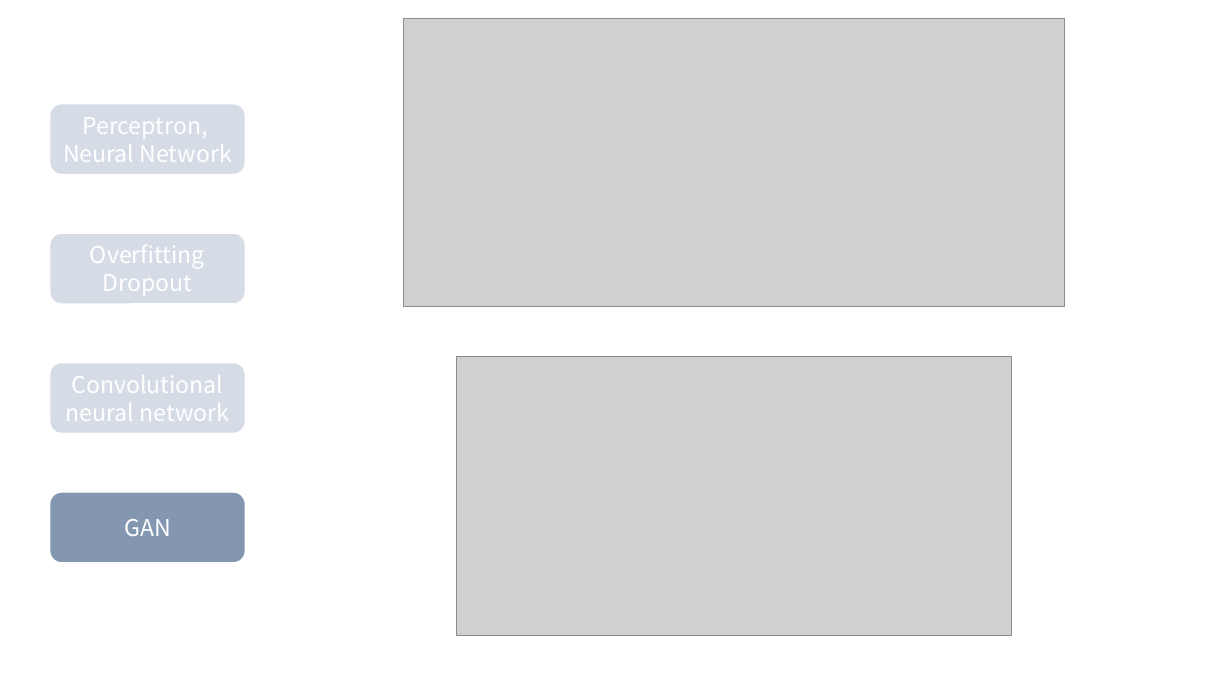
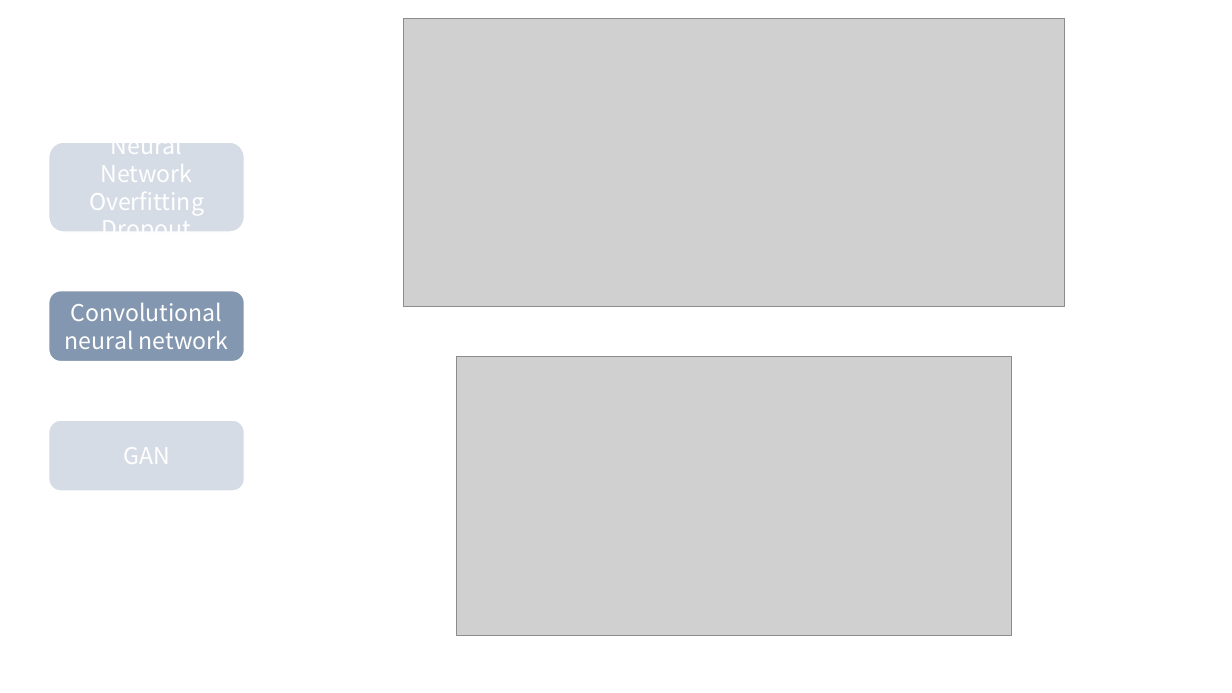
Before and after one commit to Linejin/ai_study, a slide deck: slide 29 of planning/AI seminar.pptx. Drawn at 1232x693 pixels with LibreOffice and Linux fonts; fonts in the diff are those of the drawing; grey boxes stand for pictures. Boxes give left, top, right and bottom in pixels: in the first picture for what was removed or moved away, otherwise in the second. Text is boxed around its words. In the diff, an @@ line names an element or a change of style, - is before the commit and + after.

```diff
--- a/planning/AI seminar.pptx
+++ b/planning/AI seminar.pptx
@@ rounded rectangle removed at box(50, 104, 246, 175) @@
-Perceptron,
-Neural Network
@@ rounded rectangle "Neural Network": place and size @@
-rounded rectangle "Neural Network" at box(50, 233, 246, 304)
+rounded rectangle "Neural Network" at box(49, 142, 245, 232)
@@ text in rounded rectangle at box(101, 128, 193, 182): paragraph added @@
+Neural Network
@@ rounded rectangle "Convolutional neural network": place and size @@
-rounded rectangle "Convolutional neural network" at box(50, 362, 246, 433)
+rounded rectangle "Convolutional neural network" at box(49, 291, 245, 362)
@@ rounded rectangle "Convolutional neural network" at box(49, 291, 245, 362): fill #D6DCE5 to #8497B0 @@
@@ rounded rectangle "GAN": place and size @@
-rounded rectangle "GAN" at box(50, 493, 246, 564)
+rounded rectangle "GAN" at box(49, 421, 245, 492)
@@ rounded rectangle "GAN" at box(49, 421, 245, 492): fill #8497B0 to #D6DCE5 @@
```
Also in this commit, not shown: 21 other slides changed, 1 other file.
